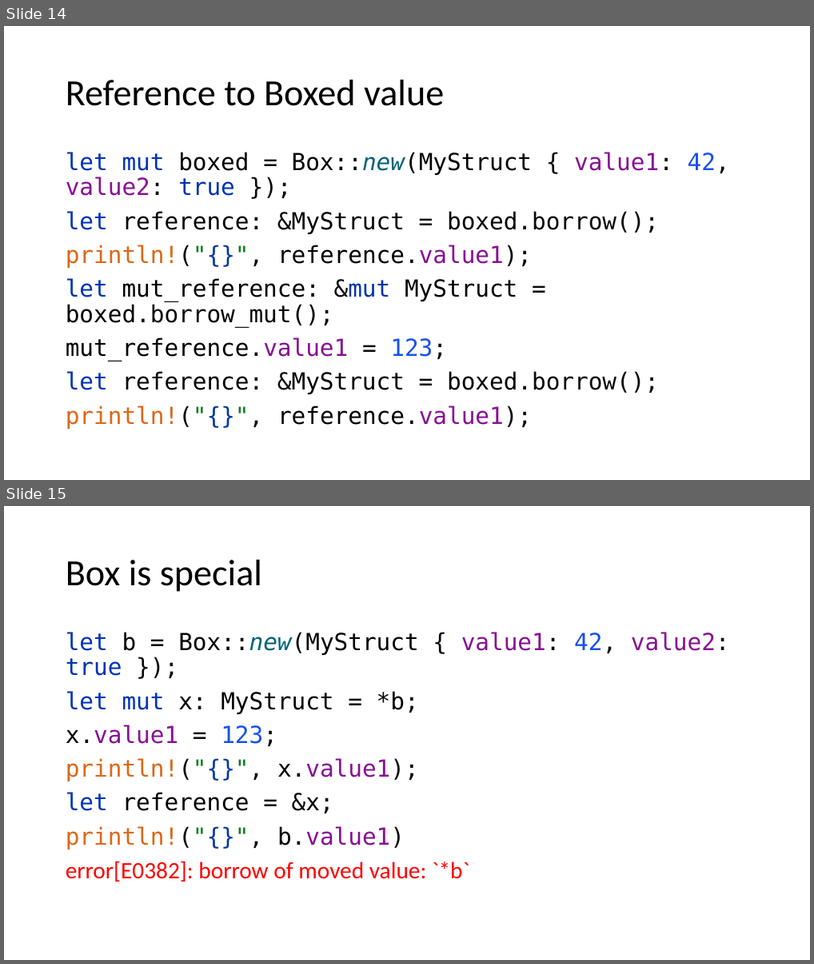
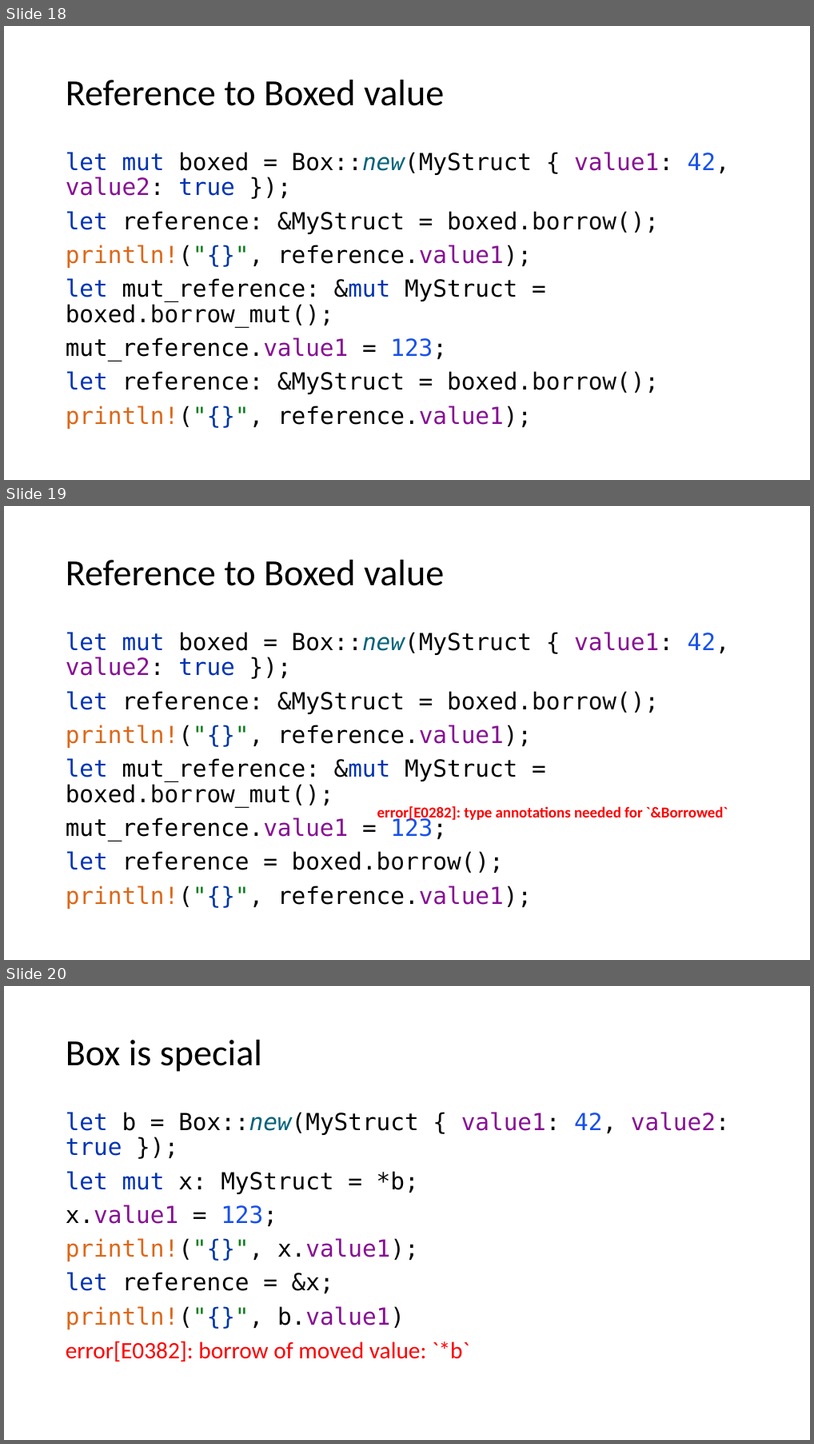
Before and after one commit to kugushev/course-rust-basics, a slide deck: src/05-SmartPointers/05-SmartPointers.pptx. Shown one above the other, each under a label of ours: slides 14 and 15 before the commit, slides 18, 19 and 20 after it. The pictures are 814x964 and 814x1444 pixels, drawn with LibreOffice and Linux fonts; fonts in the diff are those of the drawing. Boxes give left, top, right and bottom in pixels: in the first picture for what was removed or moved away, otherwise in the second. Text is boxed around its words. In the diff, an @@ line names an element or a change of style, - is before the commit and + after.

```diff
--- a/src/05-SmartPointers/05-SmartPointers.pptx
+++ b/src/05-SmartPointers/05-SmartPointers.pptx
@@ slide 19 added at (4,506,810,960), background #FFFFFF @@
@@ title added at (66,560,444,586), 44 pt, text #000000 @@
+Reference to Boxed value
@@ text added at (66,632,730,908), 28 pt, text #000000 @@
+let mut boxed = Box::new(MyStruct { value1: 42, value2: true });
+let reference: &MyStruct = boxed.borrow();
+println!("{}", reference.value1);
+let mut_reference: &mut MyStruct = boxed.borrow_mut();
+mut_reference.value1 = 123;
+let reference = boxed.borrow();
+println!("{}", reference.value1);
@@ text added at (378,806,728,822), 18 pt, text #FF0000, bold @@
+error[E0282]: type annotations needed for `&Borrowed`
@@ what was slide 14 is now slide 18 @@
@@ what was slide 15 is now slide 20 @@
```
Also in this commit, not shown: 4 slides changed, 7 other slides added, 1 other file.
